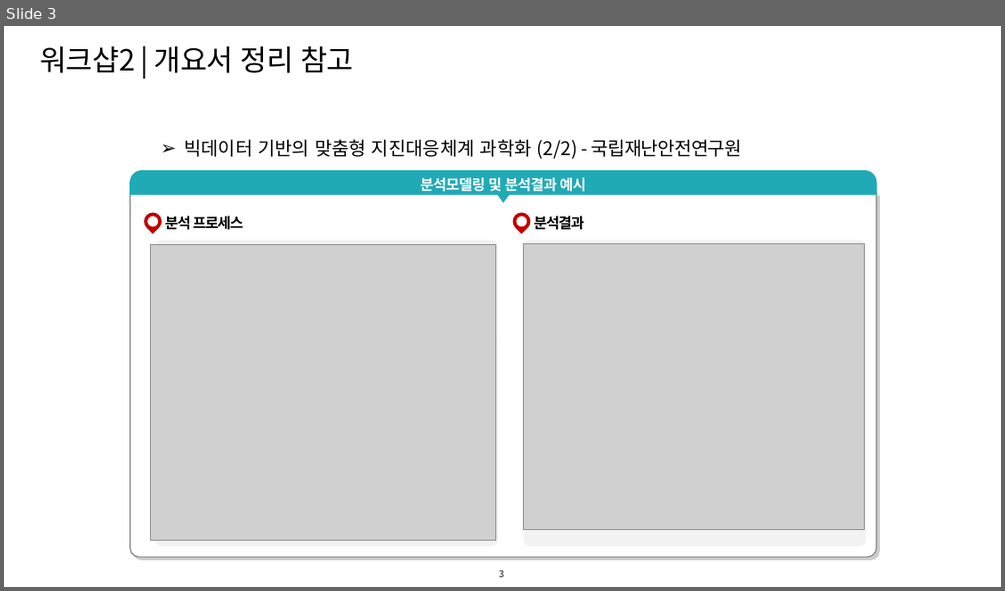
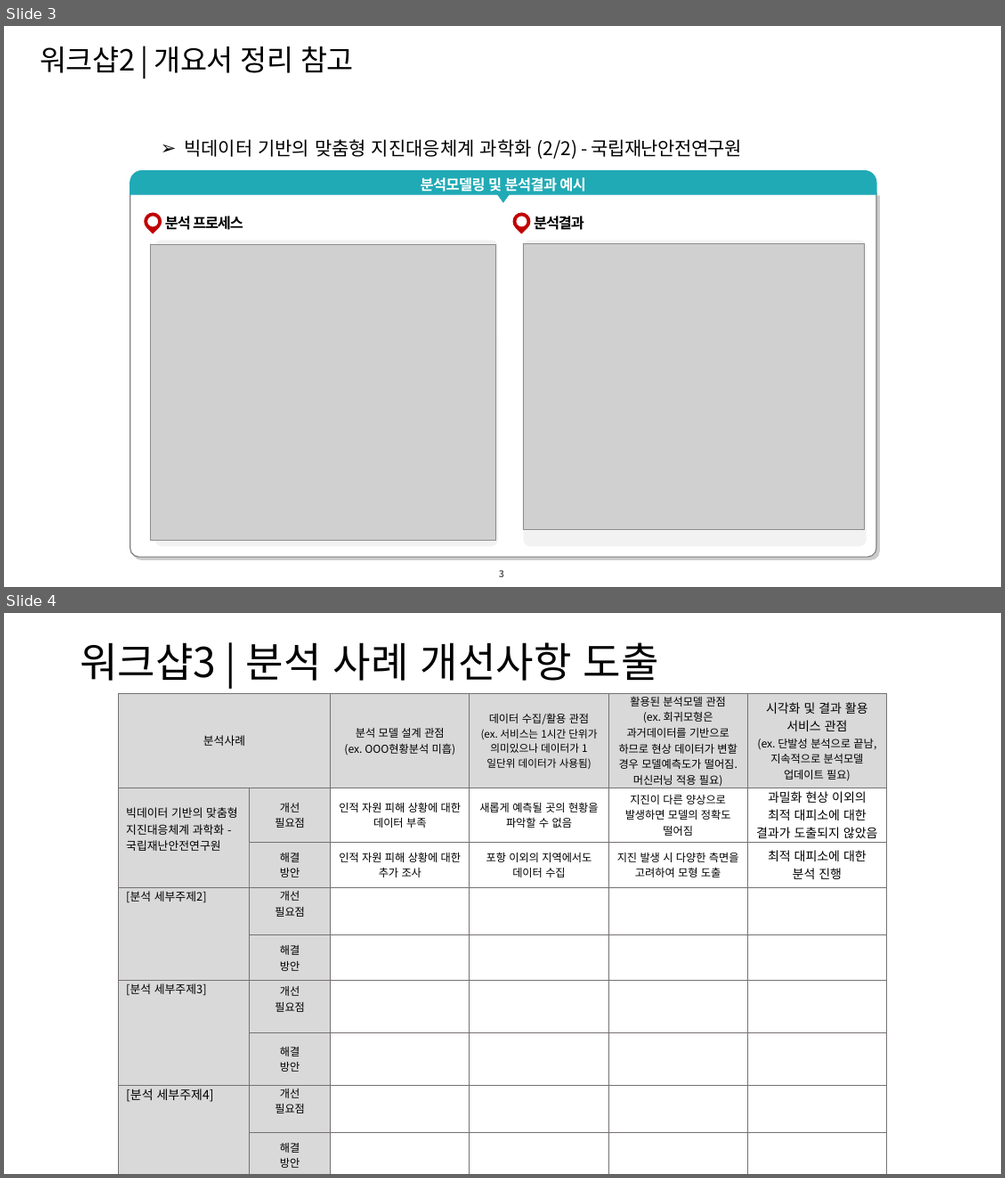
Before and after one commit to sht3898/Data_Science, a slide deck: 빅데이터인턴십/기획/200908_서현택_워크샵.pptx. Shown one above the other, each under a label of ours: slide 3 before the commit, slides 3 and 4 after it. The pictures are 1005x591 and 1005x1178 pixels, drawn with LibreOffice and Linux fonts; fonts in the diff are those of the drawing; grey boxes stand for pictures. Boxes give left, top, right and bottom in pixels: in the first picture for what was removed or moved away, otherwise in the second. Text is boxed around its words. In the diff, an @@ line names an element or a change of style, - is before the commit and + after.

```diff
--- a/빅데이터인턴십/기획/200908_서현택_워크샵.pptx
+++ b/빅데이터인턴십/기획/200908_서현택_워크샵.pptx
@@ slide 4 added at <box>4,613,1001,1174</box>, background #FFFFFF @@
@@ title added at <box>80,642,659,681</box>, 39.6 pt, text #000000 @@
+워크샵3 | 분석 사례 개선사항 도출
@@ table added at <box>119,693,887,1172</box>, 9 rows, 6 columns @@
+분석사례 |  | 분석 모델 설계 관점 / (ex. OOO현황분석 미흡) | 데이터 수집/활용 관점 / (ex. 서비스는 1시간 단위가 의미있으나 데이터가 1일단위 데이터가 사용됨) | 활용된 분석모델 관점 / (ex. 회귀모형은 과거데이터를 기반으로 하므로 현상 데이터가 변할 경우 모델예측도가 떨어짐. 머신러닝 적용 필요) | 시각화 및 결과 활용 서비스 관점 / (ex. 단발성 분석으로 끝남, 지속적으로 분석모델 업데이트 필요)
+빅데이터 기반의 맞춤형 지진대응체계 과학화 - 국립재난안전연구원 | 개선 / 필요점 | 인적 자원 피해 상황에 대한 데이터 부족 | 새롭게 예측될 곳의 현황을 파악할 수 없음 | 지진이 다른 양상으로 발생하면 모델의 정확도 떨어짐 | 과밀화 현상 이외의 최적 대피소에 대한 결과가 도출되지 않았음
+ | 해결 / 방안 | 인적 자원 피해 상황에 대한 추가 조사 | 포항 이외의 지역에서도 데이터 수집 | 지진 발생 시 다양한 측면을 고려하여 모형 도출 | 최적 대피소에 대한 분석 진행
+[분석 세부주제2] | 개선 / 필요점 |  |  |  | 
+ | 해결 / 방안 |  |  |  | 
+[분석 세부주제3] | 개선 / 필요점 |  |  |  | 
+ | 해결 / 방안 |  |  |  | 
+[분석 세부주제4] | 개선 / 필요점 |  |  |  | 
+ | 해결 / 방안 |  |  |  | 
```
Also in this commit, not shown: 35 other files.
